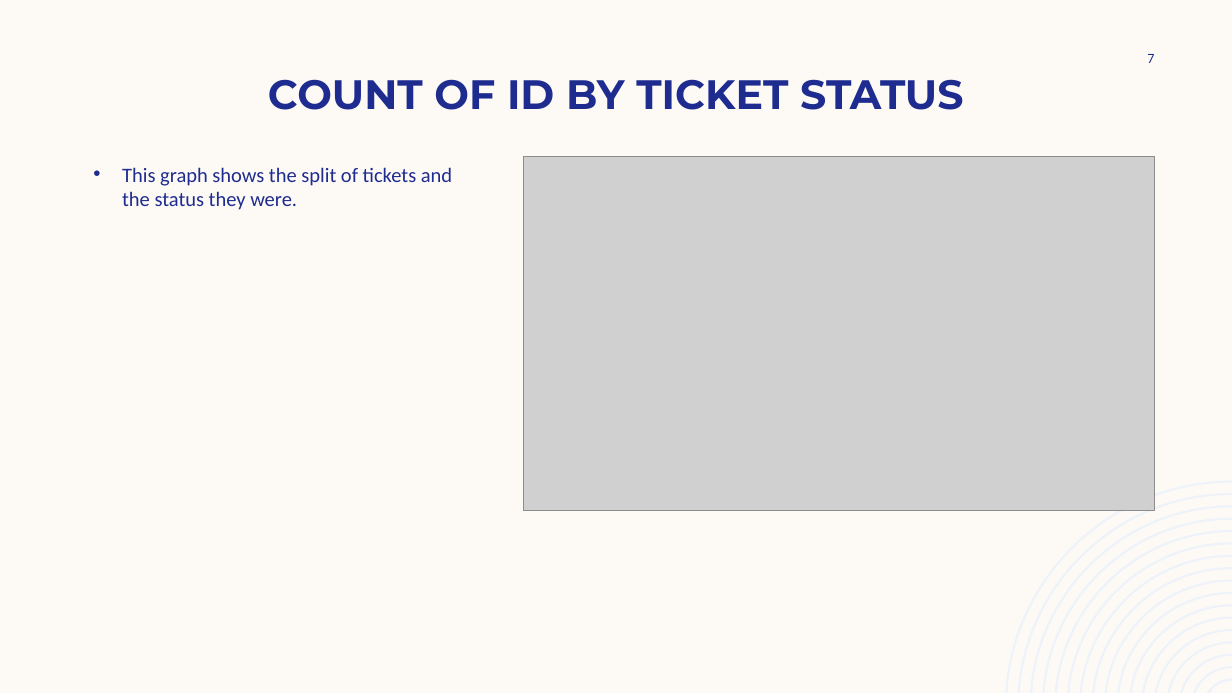
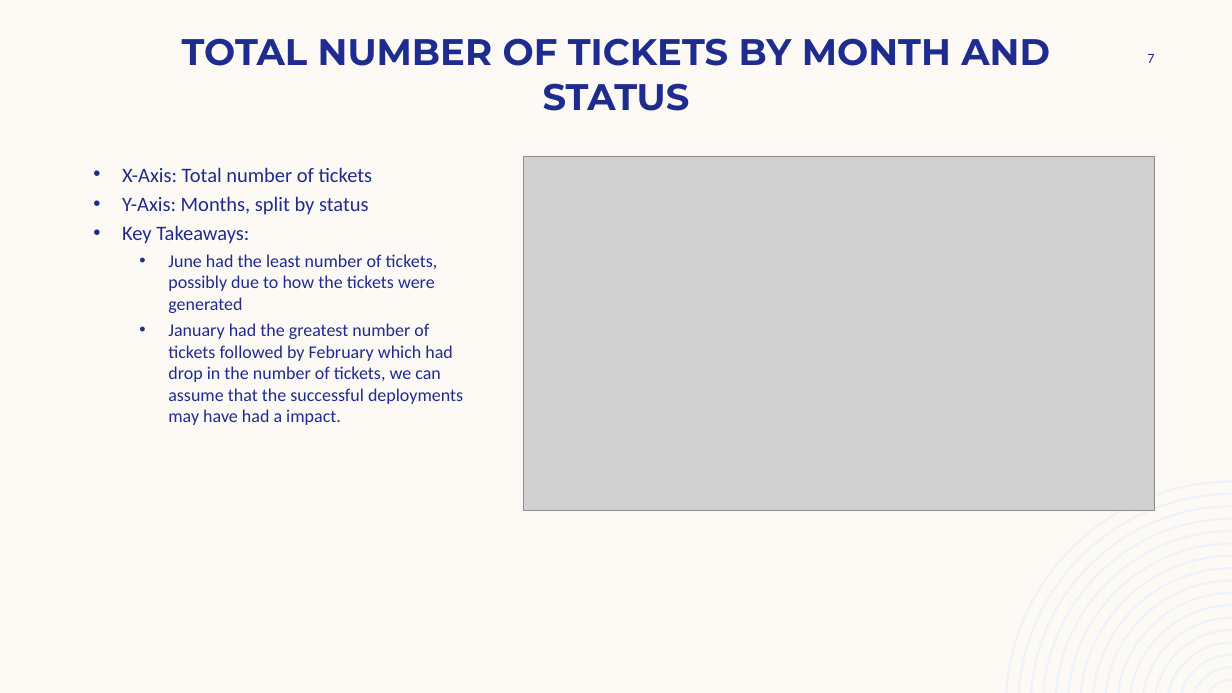
Before and after one commit to ENSF-607-GroupWork/Incident-Management-Dashboard, a slide deck: slide 7 of ENSF 607 Lab 3.pptx. Drawn at 1232x693 pixels with LibreOffice and Linux fonts; fonts in the diff are those of the drawing; grey boxes stand for pictures. Boxes give left, top, right and bottom in pixels: in the first picture for what was removed or moved away, otherwise in the second. Text is boxed around its words. In the diff, an @@ line names an element or a change of style, - is before the commit and + after.

```diff
--- a/ENSF 607 Lab 3.pptx
+++ b/ENSF 607 Lab 3.pptx
@@ title at (182,38,1050,111): text changed; size 32 to 28.8 pt @@
-COUNT OF ID BY TICKET STATUS
+TOTAL NUMBER OF TICKETS BY MONTH AND STATUS
@@ text at (122,167,463,425): text changed; size 16 to 14 pt @@
-• This graph shows the split of tickets and the status they were.
+• X-Axis: Total number of tickets
+• Y-Axis: Months, split by status
+• Key Takeaways:
+  • June had the least number of tickets, possibly due to how the tickets were generated
+  • January had the greatest number of tickets followed by February which had drop in the number of tickets, we can assume that the successful deployments may have had a impact.
```
Also in this commit, not shown: 4 other slides changed.
